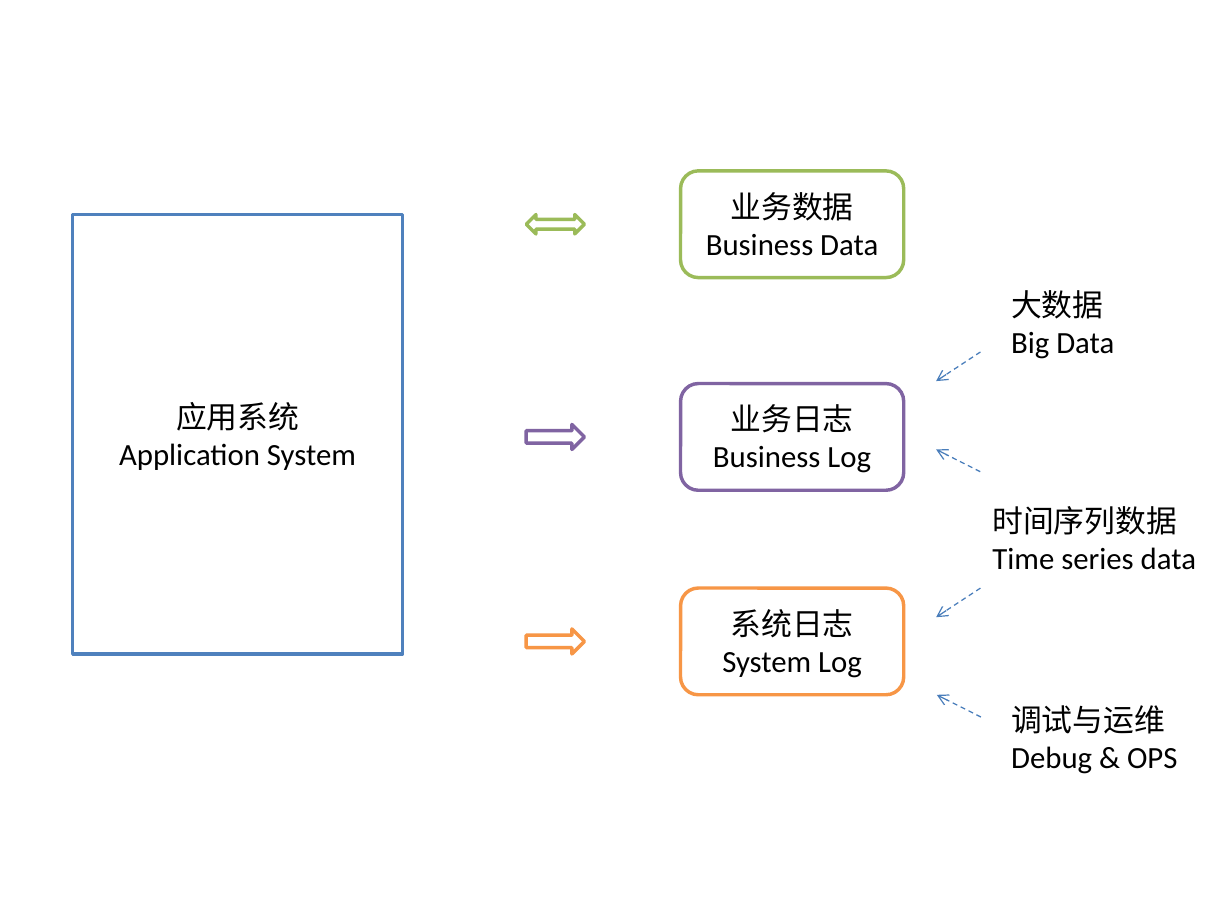
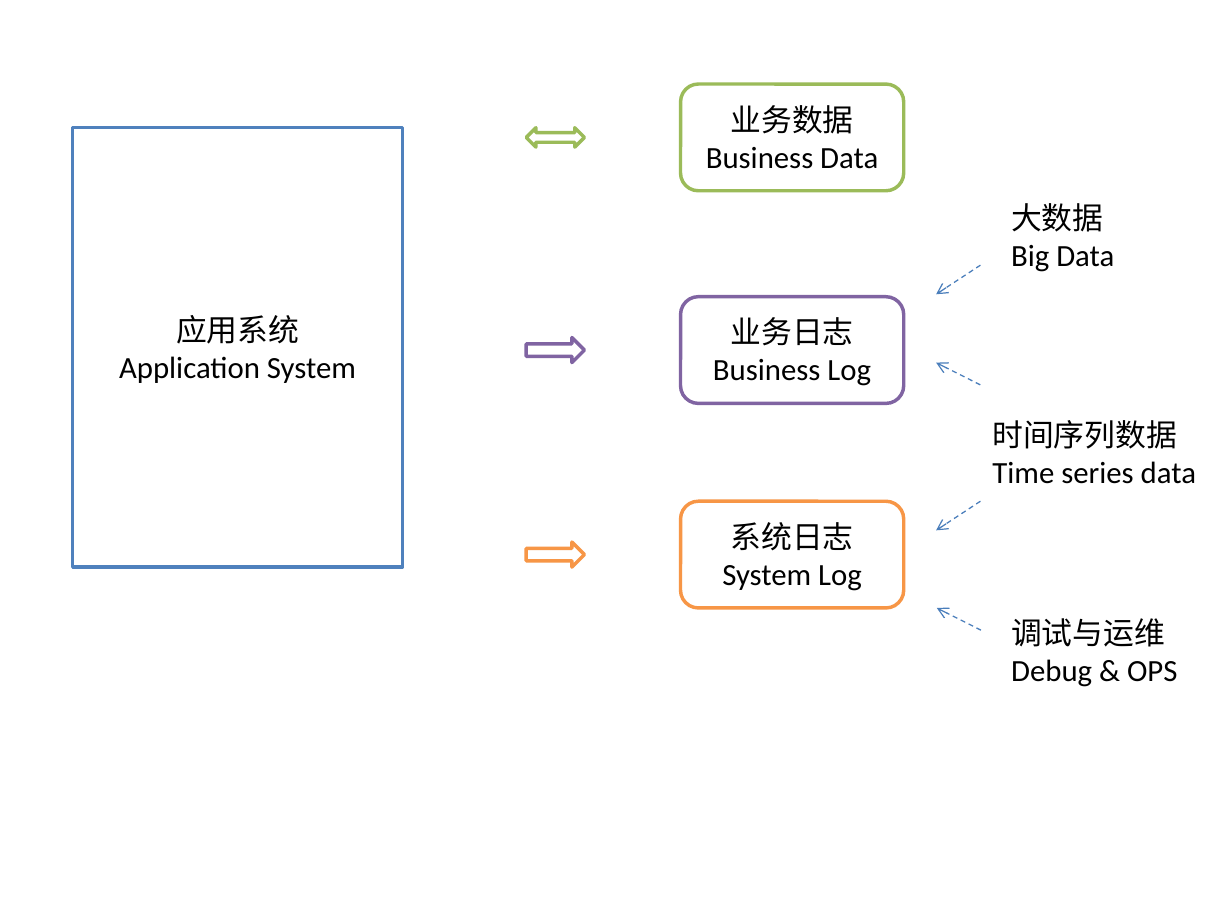
Before and after one commit to gatement/gitpitch_graylog, a slide deck: slide 1 of assets/images/images.pptx. Drawn at 1232x924 pixels with LibreOffice and Linux fonts; fonts in the diff are those of the drawing. Boxes give left, top, right and bottom in pixels: in the first picture for what was removed or moved away, otherwise in the second. Text is boxed around its words. In the diff, an @@ line names an element or a change of style, - is before the commit and + after.

```diff
--- a/assets/images/images.pptx
+++ b/assets/images/images.pptx
@@ 3 rounded rectangles, 2 arrows, 1 rectangle, 1 text, 1 left right arrow, 1 right arrow: place and size @@
-3 rounded rectangles, 2 arrows, 1 rectangle, 1 text, 1 left right arrow, 1 right arrow at box(73, 171, 1196, 695)
+3 rounded rectangles, 2 arrows, 1 rectangle, 1 text, 1 left right arrow, 1 right arrow at box(73, 84, 1196, 609)
@@ 2 texts, 2 arrows, 1 right arrow: place and size @@
-2 texts, 2 arrows, 1 right arrow at box(526, 290, 1177, 774)
+2 texts, 2 arrows, 1 right arrow at box(526, 203, 1177, 687)
```
Also in this commit, not shown: 2 other slides changed, 3 other files.
